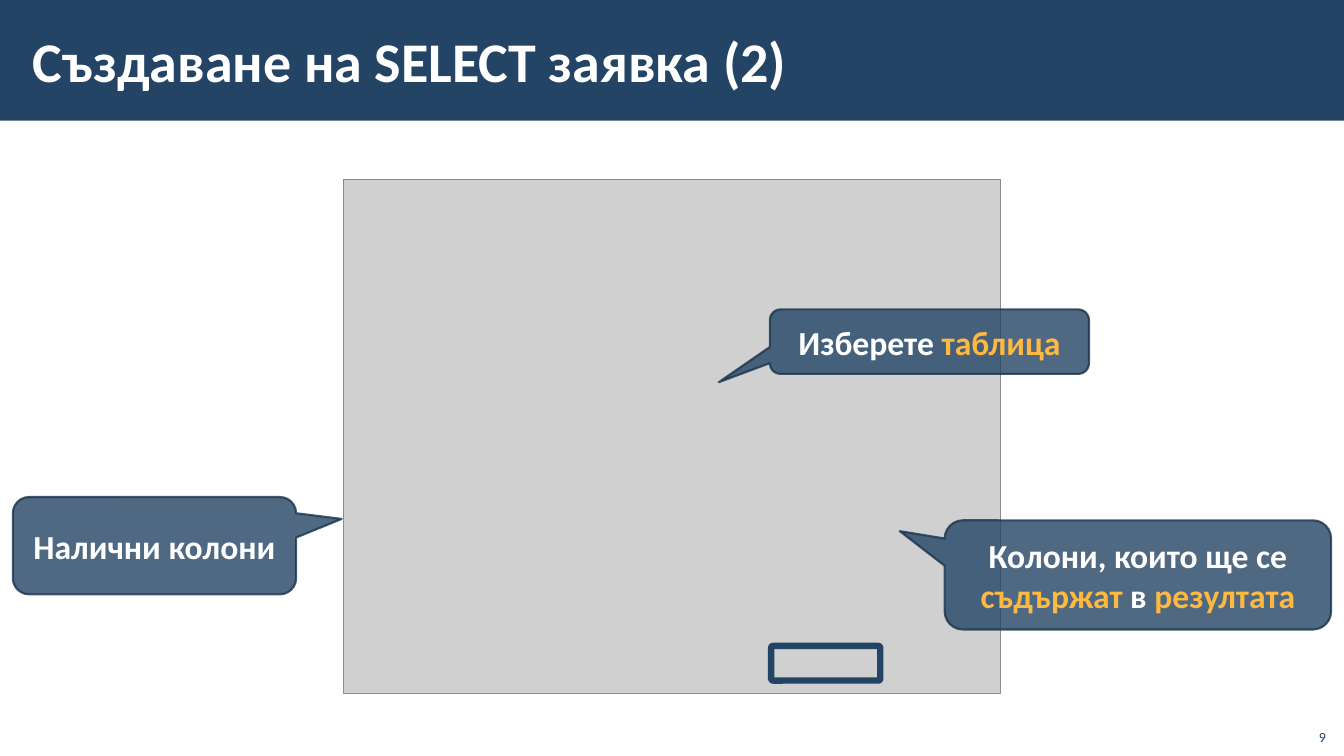
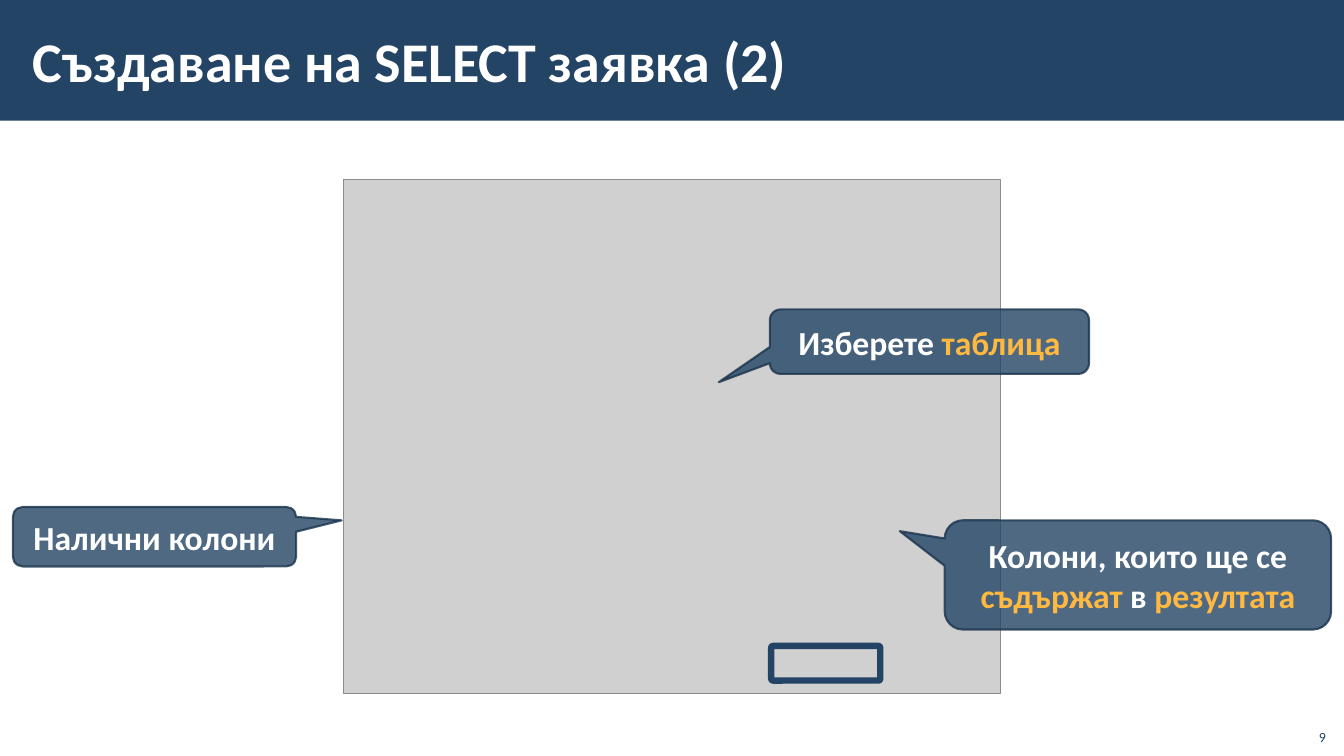
Before and after one commit to BG-IT-Edu/School-Programming, a slide deck: slide 9 of Courses/Software-Sciences/Module-3-Databases-New/13-MS-Access/13-MS-Access-Queries-Forms-Reports.pptx. Drawn at 1344x756 pixels with LibreOffice and Linux fonts; fonts in the diff are those of the drawing; grey boxes stand for pictures; background and template pictures are left out. Boxes give left, top, right and bottom in pixels: in the first picture for what was removed or moved away, otherwise in the second. Text is boxed around its words. In the diff, an @@ line names an element or a change of style, - is before the commit and + after.

```diff
--- a/Courses/Software-Sciences/Module-3-Databases-New/13-MS-Access/13-MS-Access-Queries-Forms-Reports.pptx
+++ b/Courses/Software-Sciences/Module-3-Databases-New/13-MS-Access/13-MS-Access-Queries-Forms-Reports.pptx
@@ rounded speech box "Налични колони": place and size @@
-rounded speech box "Налични колони" at <box>13,497,296,595</box>
+rounded speech box "Налични колони" at <box>13,507,296,567</box>
```
Also in this commit, not shown: 4 other slides changed.
